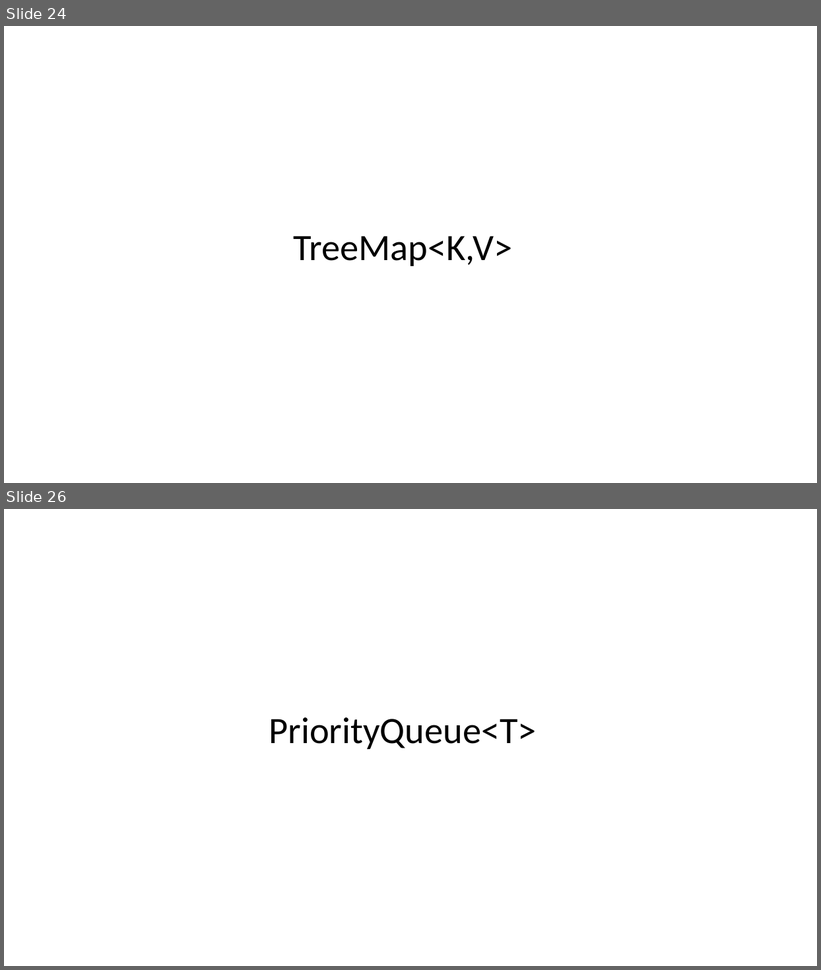
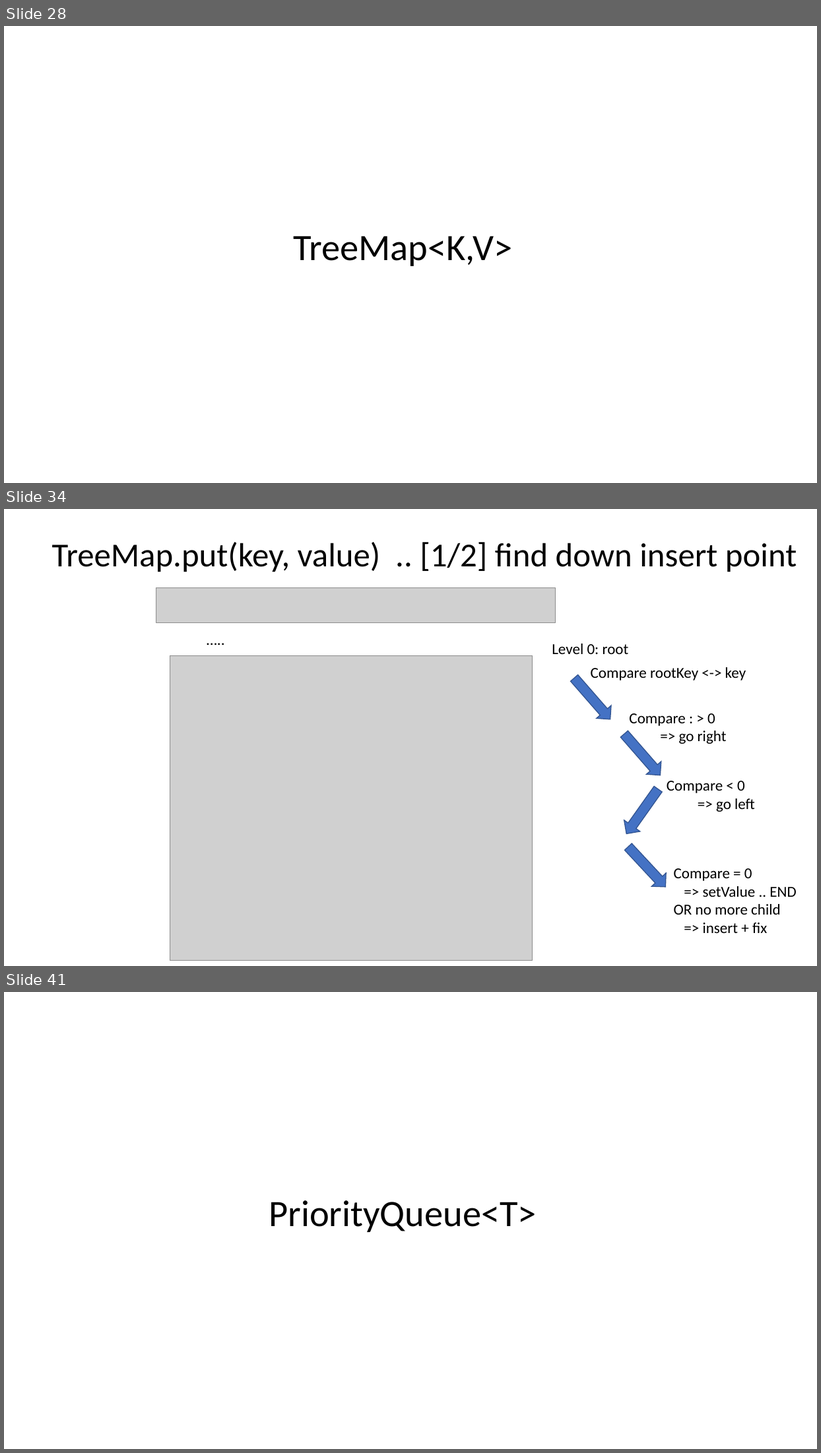
Before and after one commit to Arnaud-Nauwynck/presentations, a slide deck: java/Basic-Data-Structures.pptx. Shown one above the other, each under a label of ours: slides 24 and 26 before the commit, slides 28, 34 and 41 after it; the slides between them are not shown. The pictures are 821x970 and 821x1453 pixels, drawn with LibreOffice and Linux fonts; fonts in the diff are those of the drawing; grey boxes stand for pictures. Boxes give left, top, right and bottom in pixels: in the first picture for what was removed or moved away, otherwise in the second. Text is boxed around its words. In the diff, an @@ line names an element or a change of style, - is before the commit and + after.

```diff
--- a/java/Basic-Data-Structures.pptx
+++ b/java/Basic-Data-Structures.pptx
@@ slide 34 added at (x1=4, y1=509, x2=817, y2=966), background #FFFFFF @@
@@ title added at (x1=52, y1=542, x2=797, y2=572), 39.6 pt, text #000000 @@
+TreeMap.put(key, value) .. [1/2] find down insert point
@@ picture added at (x1=156, y1=588, x2=556, y2=623) @@
@@ text added at (x1=201, y1=627, x2=231, y2=652), 18 pt, text #000000 @@
+…..
@@ text added at (x1=552, y1=644, x2=629, y2=654), 18 pt, text #000000 @@
+Level 0: root
@@ picture added at (x1=170, y1=656, x2=533, y2=961) @@
@@ down arrow added at (x1=567, y1=671, x2=618, y2=725), fill #4472C4, outline #325491 1 pt @@
@@ text added at (x1=591, y1=667, x2=746, y2=681), 18 pt, text #000000 @@
+Compare rootKey <-> key
@@ text added at (x1=629, y1=714, x2=727, y2=744), 18 pt, text #000000 @@
+Compare : > 0
+=> go right
@@ down arrow added at (x1=617, y1=727, x2=668, y2=782), fill #4472C4, outline #325491 1 pt @@
@@ down arrow added at (x1=619, y1=784, x2=667, y2=840), fill #4472C4, outline #325491 1 pt @@
@@ text added at (x1=667, y1=781, x2=755, y2=812), 18 pt, text #000000 @@
+Compare < 0
+=> go left
@@ down arrow added at (x1=621, y1=840, x2=673, y2=894), fill #4472C4, outline #325491 1 pt @@
@@ text added at (x1=674, y1=869, x2=796, y2=933), 18 pt, text #000000 @@
+Compare = 0
+=> setValue .. END
+OR no more child
+=> insert + fix
@@ what was slide 24 is now slide 28 @@
@@ what was slide 26 is now slide 41 @@
```
Also in this commit, not shown: 5 slides changed, 20 other slides added.
